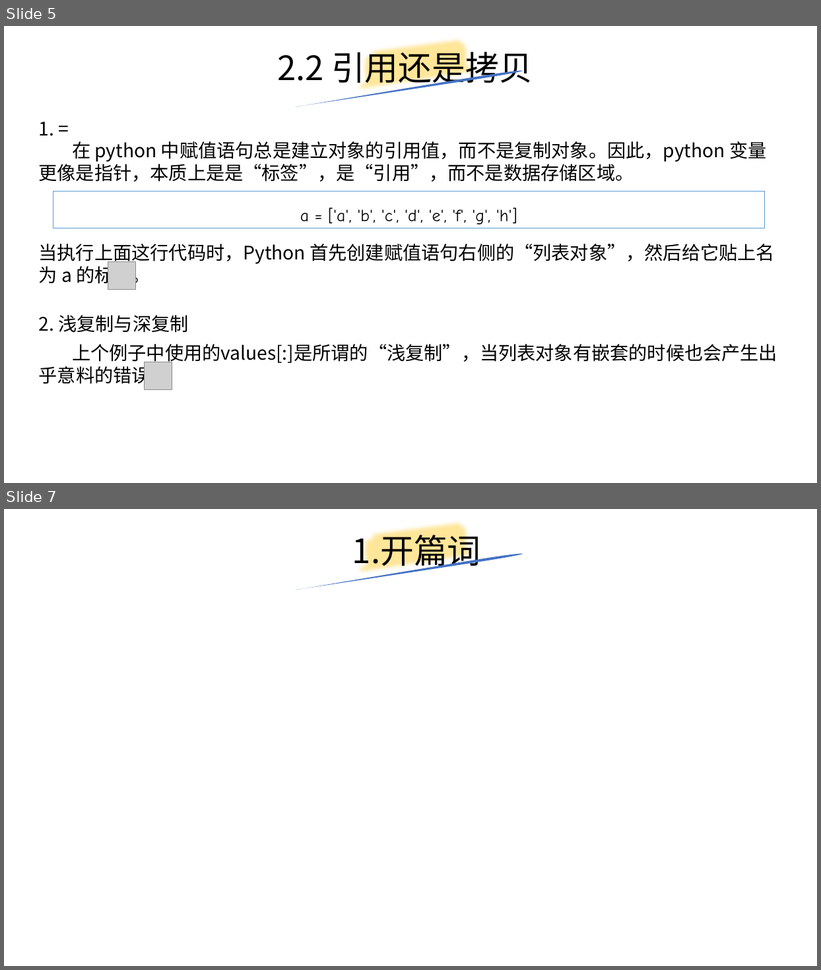
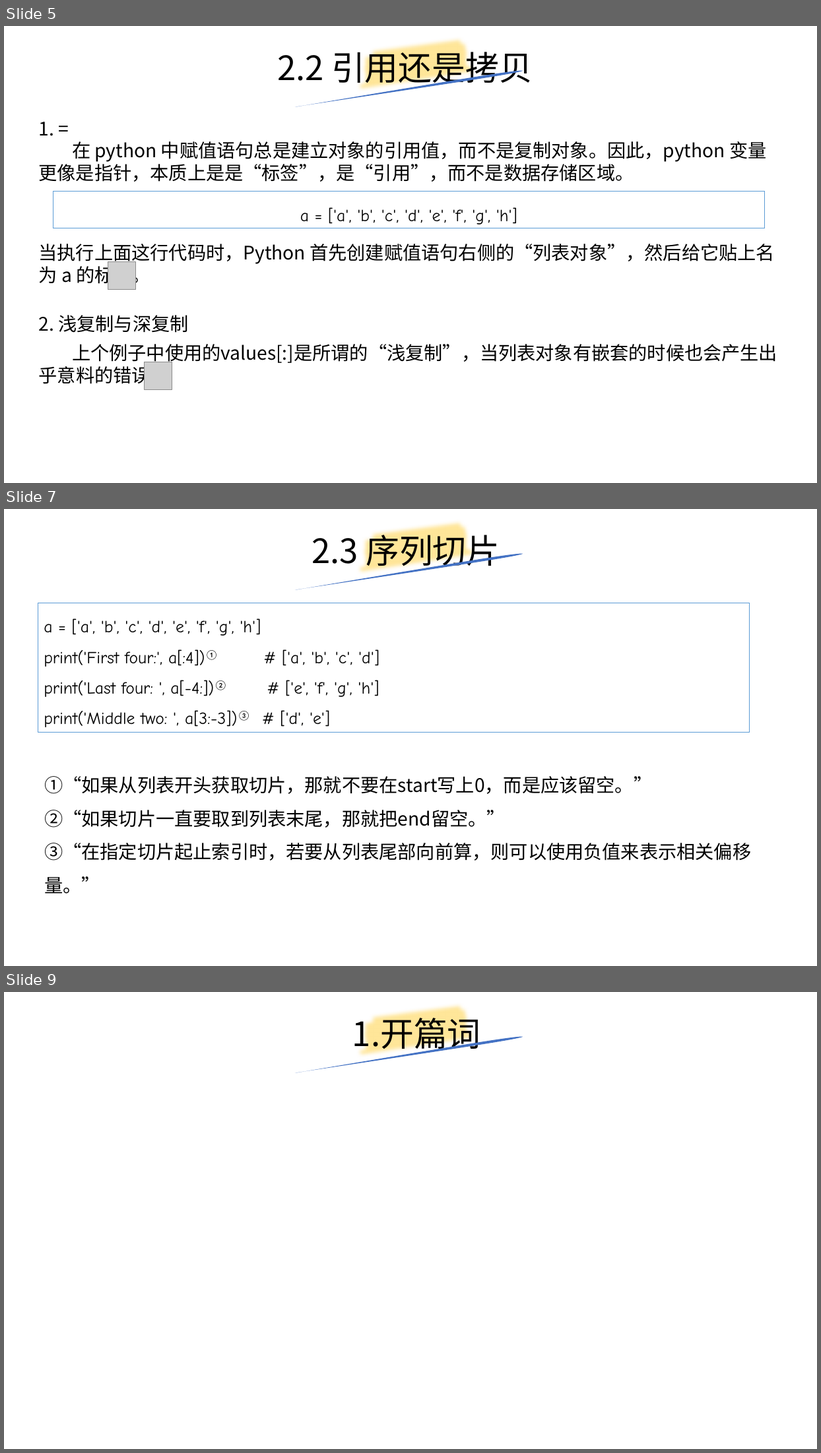
Before and after one commit to yiwenliu/CorePython, a slide deck: PPT/新建 PPTX 演示文稿.pptx. Shown one above the other, each under a label of ours: slides 5 and 7 before the commit, slides 5, 7 and 9 after it; the slides between them are not shown. The pictures are 821x970 and 821x1453 pixels, drawn with LibreOffice and Linux fonts; fonts in the diff are those of the drawing; grey boxes stand for pictures. Boxes give left, top, right and bottom in pixels: in the first picture for what was removed or moved away, otherwise in the second. Text is boxed around its words. In the diff, an @@ line names an element or a change of style, - is before the commit and + after.

```diff
--- a/PPT/新建 PPTX 演示文稿.pptx
+++ b/PPT/新建 PPTX 演示文稿.pptx
@@ slide 7 added at bbox=[4, 509, 817, 966], background #FFFFFF @@
@@ freeform shape added at bbox=[356, 509, 480, 590], outline #FFE699 16 pt @@
@@ title added at bbox=[312, 529, 500, 572], 39.6 pt, text #000000 @@
+2.3 序列切片
@@ freeform shape added at bbox=[294, 553, 523, 590], fill #4472C4 @@
@@ rectangle added at bbox=[38, 603, 749, 732], outline #5B9BD5 0.75 pt, 20 pt, text #000000 @@
+a = ['a', 'b', 'c', 'd', 'e', 'f', 'g', 'h']
+print('First four:', a[:4])① # ['a', 'b', 'c', 'd']
+print('Last four: ', a[-4:])② # ['e', 'f', 'g', 'h']
+print('Middle two: ', a[3:-3])③ # ['d', 'e']
@@ text added at bbox=[44, 776, 751, 861], 22 pt, text #000000 @@
+①“如果从列表开头获取切片，那就不要在start写上0，而是应该留空。”
+②“如果切片一直要取到列表末尾，那就把end留空。”
+③“在指定切片起止索引时，若要从列表尾部向前算，则可以使用负值来表示相关偏移量。”
@@ what was slide 7 is now slide 9 @@
```
Also in this commit, not shown: 2 other slides added, 1 slide removed, 1 other file.
